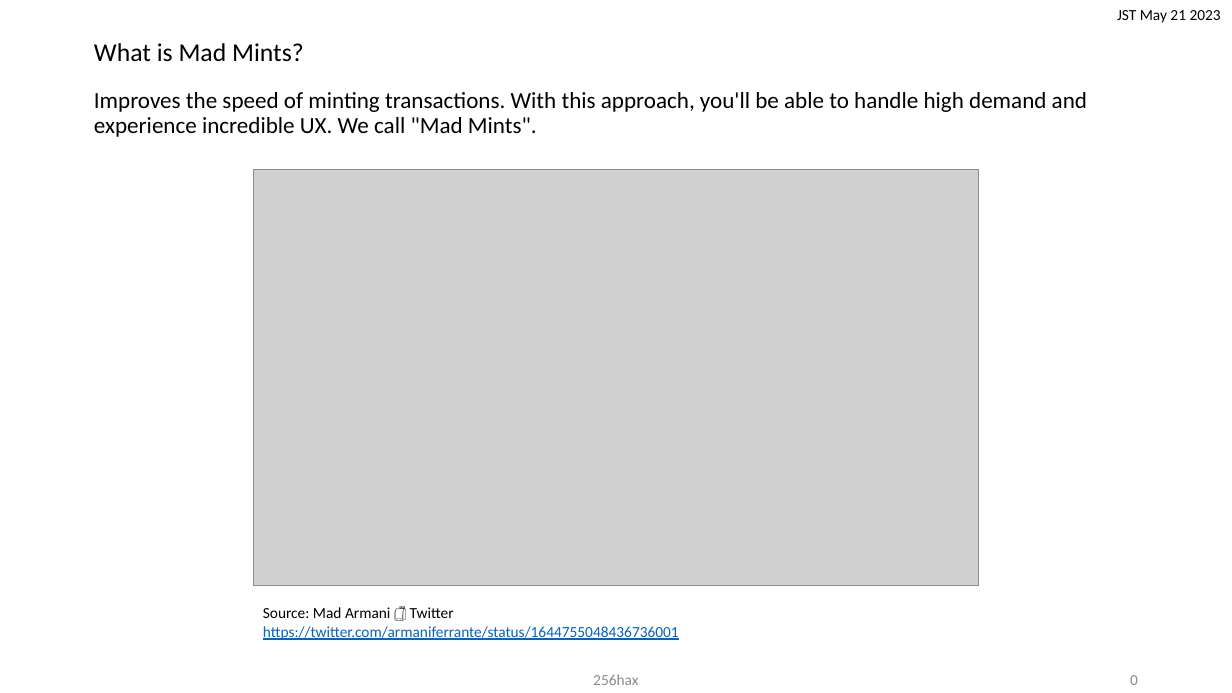
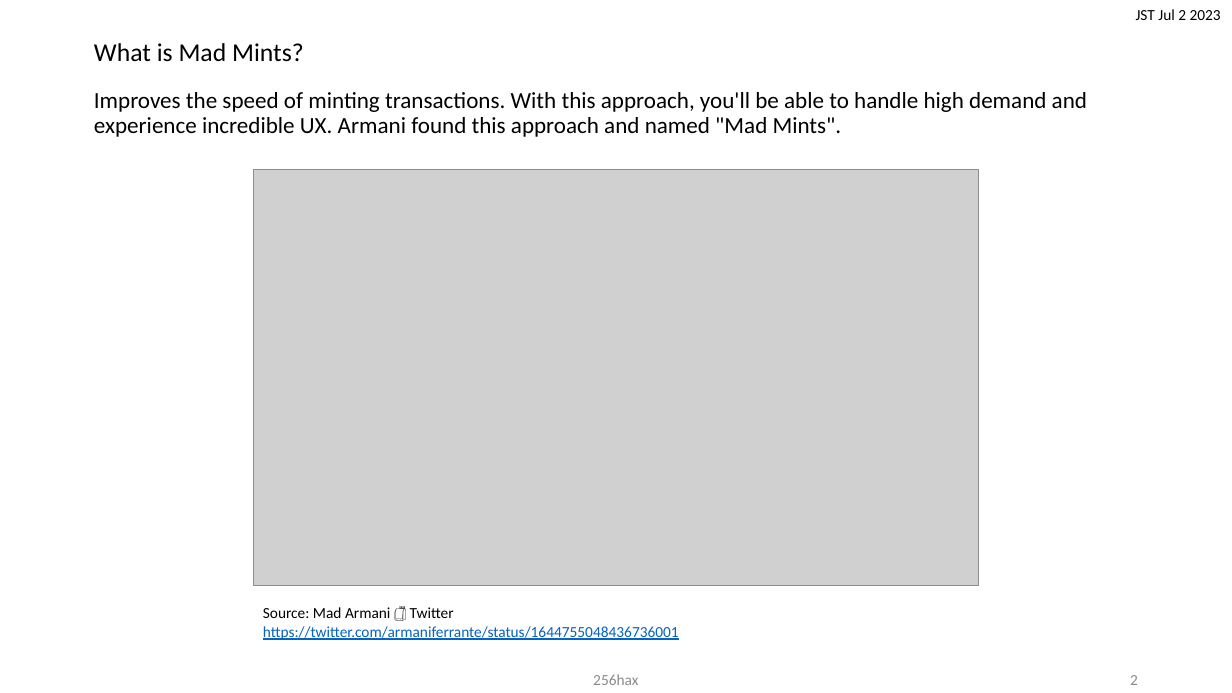
Before and after one commit to 256hax/mad-mints, a slide deck: slide 3 of docs/Mad-Mints.pptx (slide 1 before the commit). Drawn at 1232x693 pixels with LibreOffice and Linux fonts; fonts in the diff are those of the drawing; grey boxes stand for pictures; background and template pictures are left out. Boxes give left, top, right and bottom in pixels: in the first picture for what was removed or moved away, otherwise in the second. Text is boxed around its words. In the diff, an @@ line names an element or a change of style, - is before the commit and + after.

```diff
--- a/docs/Mad-Mints.pptx
+++ b/docs/Mad-Mints.pptx
@@ text at (1136,9,1221,20): text changed @@
-JST May 21 2023
+JST Jul 2 2023
@@ text at (94,92,1087,137): text changed @@
-Improves the speed of minting transactions. With this approach, you'll be able to handle high demand and experience incredible UX. We call "Mad Mints".
+Improves the speed of minting transactions. With this approach, you'll be able to handle high demand and experience incredible UX. Armani found this approach and named "Mad Mints".
@@ page number at (1130,675,1138,685): text changed @@
-0
+2
```
Also in this commit, not shown: 3 other slides changed, 4 slides added, 1 slide removed.
